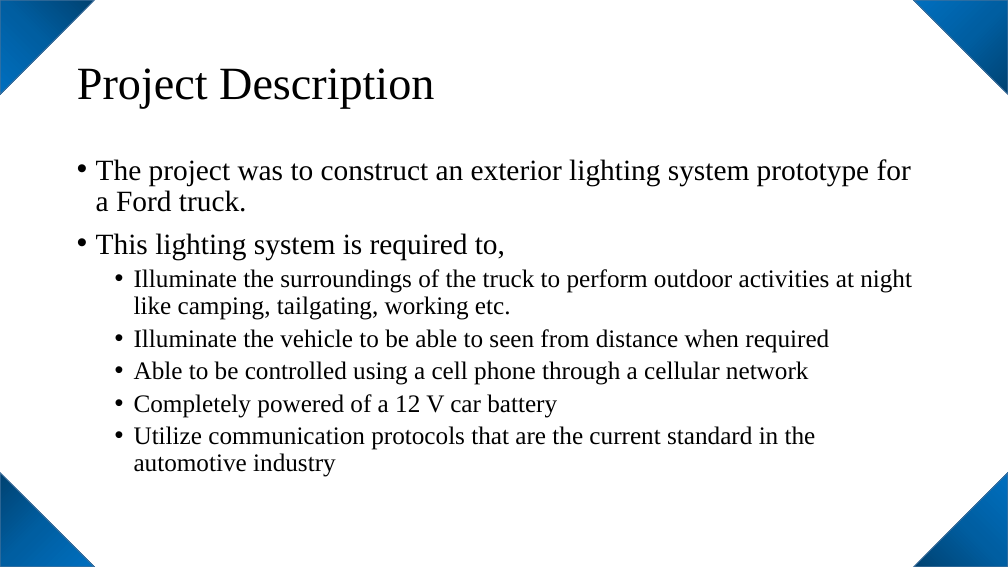
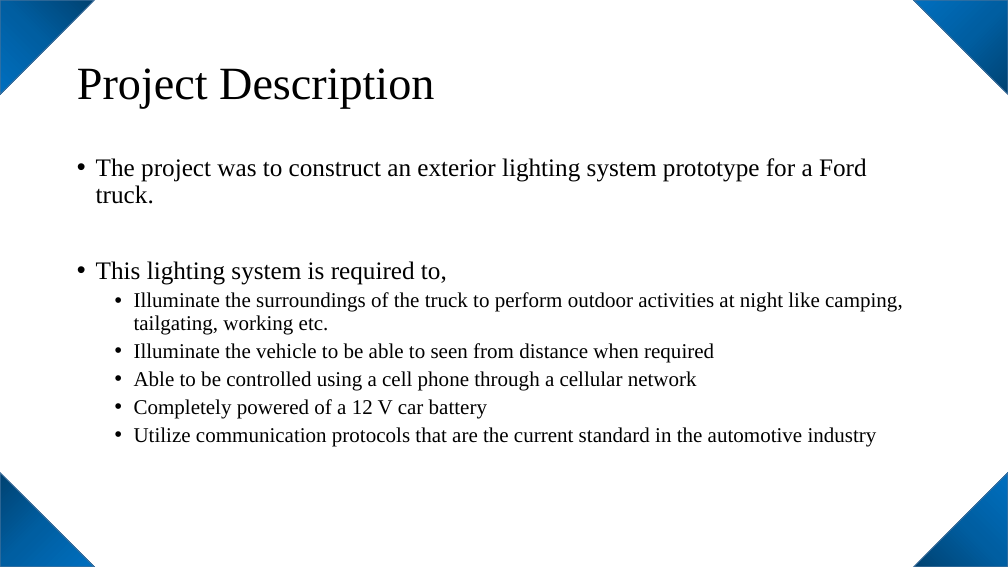
Before and after one commit to jordanm1/AVR-Ford-Lighting-Project, a slide deck: slide 3 of Ford 360° Exterior Lighting System.pptx. Drawn at 1008x567 pixels with LibreOffice and Linux fonts; fonts in the diff are those of the drawing. Boxes give left, top, right and bottom in pixels: in the first picture for what was removed or moved away, otherwise in the second. Text is boxed around its words. In the diff, an @@ line names an element or a change of style, - is before the commit and + after.

```diff
--- a/Ford 360° Exterior Lighting System.pptx
+++ b/Ford 360° Exterior Lighting System.pptx
@@ text "The project was to construct ..." at bbox=[96, 158, 903, 447]: size 28 to 24 pt in "The project was to construct an exterior ...", "This lighting system is required to,"; size 24 to 20 pt in "Illuminate the surroundings of the truck to ...", "Illuminate the vehicle to be able to ...", "Able to be controlled using a cell ...", "Completely powered of a 12 V car ..." and 1 more places @@
```
Also in this commit, not shown: 1 other slide changed, 8 slides added, 1 slide removed.
